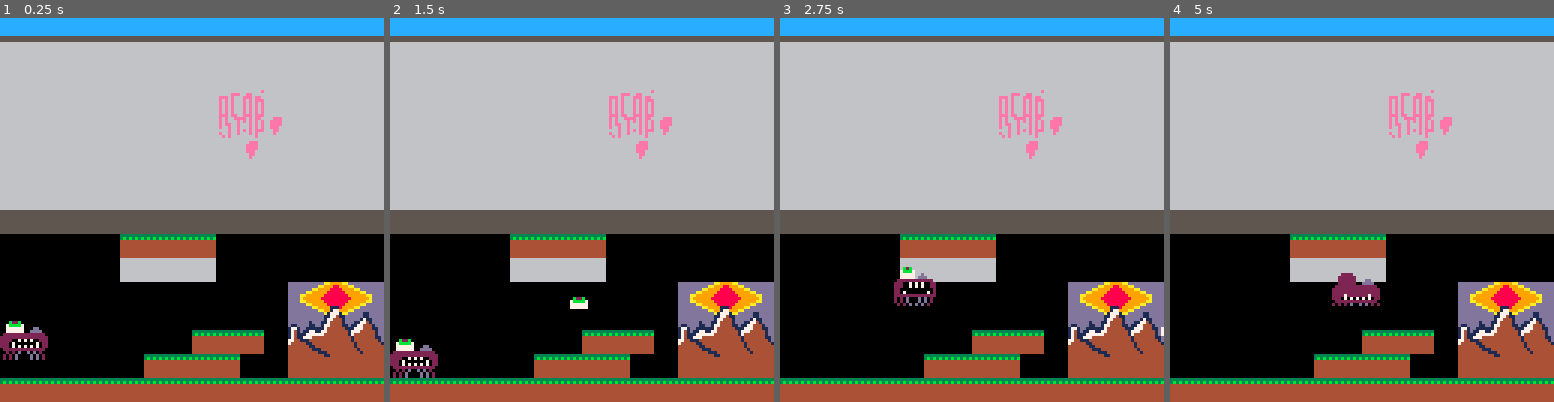
Above: before the commit, frames 1-4 (left to right).
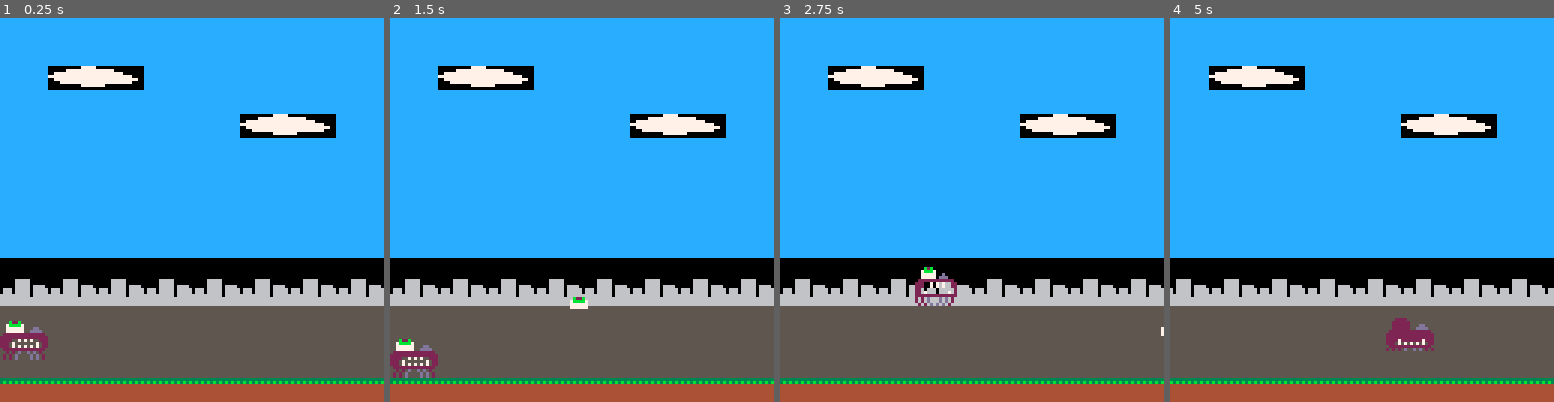
Above: after the commit, the same moments.

Repository: flpvsk/perry
Game: PICO-8 cartridge perry.p8
Two runs of this game, one before a commit and one after it. Both use one fixed random seed, a clock stepped at 60 frames per second and the inputs below.
Inputs:
- Up to frame 1 (0.25 s): no input
- Up to frame 2 (1.5 s): tap X (X key) at 0.33, 1.07 s; tap O (Z key) at 0.7 s
- Up to frame 3 (2.75 s): hold Right 1.6-2.1 s; tap O (Z key) at 1.7, 2.1, 2.5 s; tap X (X key) at 1.85 s; hold Up 2.15-2.42 s; hold Right from 2.47 s (still down)
- Up to frame 4 (5 s): tap O (Z key) every 0.4 s from 2.9 to 4.9 s; tap X (X key) at 2.97, 4.08 s; release Right at 3.03 s; hold Left 3.08-3.58 s; hold Down 3.63-3.97 s; hold Right 4.02-4.68 s; hold Up from 4.73 s (still down)

The runs differ from the first frame. In frame 1, 83% of the frame differs, in the area x 0-100%, y 4-94%; in frame 2, 83%; in frame 3, 84%; in frame 4, 85%, in the area x 0-100%, y 4-96%.

Commit message:
more sprites + stage

Diff:
--- a/perry.p8
+++ b/perry.p8
@@ -638,36 +638,49 @@
 000000000000000000000000000000000000000000000000000000000000000000000000000000000000000000000000000000000000000000000000000000000f000000000000000000000000000000000000000000000000000000000000000000000000000000000000000000000000000000000000000000000000000000
 0000000000000000000000000000000000000000000000000000000000000000000000000000000000000000000000000000000000000000000000000000000000000000000000000000000000000000000000000000000000000000000000000000000000000000000000000000000000000000000000000000000000000000
 __map__
-9191919191919191919191919191919100707070707070707070707070707070707070707070707070707070707070707070707070707070707070707070707070707070707070707070707070707070707070707070707070707070707070707070707070707070707070707070707070707070707070707070707070707000
-8080808080808080808080808080808000000000000000000000000000000000000000000000000000000000000000000000000000000000000000000000000000000000000000000000000000000000000000000000000000000000000000000000000000000000000000000000000000000000000000000000000000000000
-8080808080808080808080808080808000000000000000000000000000000000000000000000000000000000000000000000000000000000000000000000000000000000000000000000000000000000000000000000000000000000000000000000000000000000000000000000000000000000000000000000000000000000
-8080808080808080808384808080808000000000000000000000000000000000000000000000000000000000000000000000000000000000000000000000000000000000000000000000000000000000000000000000000000000000000000000000000000000000000000000000000000000000000000000000000000000000
-8080808080808080809394858080808000000000000000000000000000000000000000000000000000000000000000000000000000000000000000000000000000000000000000000000000000000000000000000000000000000000000000000000000000000000000000000000000000000000000000000000000000000000
-8080808080808080808085808080808000000000000000000000000000000000000000000000000000000000000000000000000000000000000000000000000000000000000000000000000000000000000000000000000000000000000000000000000000000000000000000000000000000000000000000000000000000000
-8080808080808080808080808080808000000000000000000000000000000000000000000000000000000000000000000000000000000000000000000000000000000000000000000000000000000000000000000000000000000000000000000000000000000000000000000000000000000000000000000000000000000000
-8080808080808080808080808080808000000000000000000000000000000000000000000000000000000000000000000000000000000000000000000000000000000000000000000000000000000000000000000000000000000000000000000000000000000000000000000000000000000000000000000000000000000000
-9090909090909090909090909090909000000000000000000000000000000000000000000000000000000000000000000000000000000000000000000000000000000000000000000000000000000000000000000000000000000000000000000000000000000000000000000000000000000000000000000000000000000000
-0000000000404040400000000000000000000000000000000000000000000000000000000000000000000000000000000000000000000000000000000000000000000000000000000000000000000000000000000000000000000000000000000000000000000000000000000000000000000000000000000000000000000000
-0000000000414141410000000000000000000000000040404040000000000000000000000000404040400000000000000000000000004040404000000000000000000000000040404040000000000000000000000000404040400000000000000000000000004040404000000000000000000000404040400000000000000000
-000000000000000000000000c8c9cacb00000000000000000000000000000000000000000000000000000000000000000000000000000000000000000000000000000000000000000000000000000000000000000000000000000000000000000000000000000000000000000000000000000000000000000000000000000000
-000000000070700000000000d8d9dadb00000000000070700000000000000000000000000070707000000000000000000000000000007070000000000000000000000000007070700000000000000000000000000000707000000000000000000000000000707070000000000000000000000000707070000000000000000000
-000000000000000040404000e8e9eaeb00000000000000000040404000000000000000000000000000404040000000000000000000000000004040400000000000000000000000000040404000000000000000000070700000404040000000000000000000007070004040400000000000000070707000404040000000000000
-000000000000404040400000f8f9fafb00000000000000404040400000000000000000000000004040404000000000000000000000000040404040000000000000000000000000404040400000000000000000000000004040404000000000000000000000000040404040000000000000000000004040404000000000000000
+8181818181818181818181818181818181818181818181818181818181818181818181815050505050505081818181818181818181818181818181818181818181818181818181818181818181818181818181818181818181818181818181818181818181818181818181818181818181818181818181818181818181818181
+8181818181818181818181818181818181868788898181818181818181818181818181505050505050505050508181818181818181818181818181818181818181818181818181818181818181818181818181818181818181818181818181818181818181818181818181818181818181818181818181818181818181818181
+8181868788898181818181818181818181818181818181818181818181818181818150504242424242424242505050818181818181818181818181818181818181818181818181818181818181818181818181818181818181818181818181818181818181818181818181818181818181818181818181818181818181818181
+8181818181818181818181818181818181818181818181868788898181818181815050424242424242424242424281818181818181818181818181818181818181818181818181818181818181818181818181818181818181818181818181818181818181818181818181818181818181818181818181818181818181818181
+8181818181818181818186878889818181818181818181818181818181818181505042424242424242424242424281818181818181818181818181818181818181818181818181818181818181818181818181818181818181818181818181818181818181818181818181818181818181818181818181818181818181818181
+8181818181818181818181818181818181818181818181818181818181818150504242424242424242424242404050505091919191919191919191919191919191919191919191919191919191919191919191919191919191919191919191919191919191919191919191919191919191919191919191919191919191919191
+8181818181818181818181818181818181818181818181818181818181818150424242424242424242424242424242425041414141414141414141414141414141414141414141414141414141414141414141414141414141414141414141414141414141414141414141414141414141414141414141414141414141414141
+8181818181818181818181818181818181818181818181818181818181505050424242424242424242424242424242424141414141414141414141414141414141414141414141414141414141414141414141414141414141414141414141414141414141414141414141414141414141414141414141414141414141414141
+8181818181818181818181818181818181818181818181818181818181505050424240404042424240404042424242424141414141414141414141414141414141414141414141414141414141414141414141414141414141414141414141414141414141414141414141414141414141414141414141414141414141414141
+8181818181818181818181818181818181818181818181818181818181818181424242424242424242424242424242424141414141414141414141414141414141414141414141414141414141414141414141414141414141414141414141414141414141414141414141414141414141414141414141414141414141414141
+4546454645464546454645464546454645464546454645464546454645464546424242424242424248494a4b424242424141414141414141414141414141414141414141414141414141414141414141414141414141414141414141414141414141414141414141414141414141414141414141414141414141414141414141
+5556555655565556555655565556555655565556555655565556555655565556424242424242424258595a5b404042424141414141414141414141414141414141414141414141414141414141414141414141414141414141414141414141414141414141414141414141414141414141414141414141414141414141414141
+9090909090909090909090909090909090909090909090909090909090909090424242424242424268696a6b434442424141414141414141414141414141414141414141414141414141414141414141414141414141414141414141414141414141414141414141414141414141414141414141414141414141414141414141
+9090909090909090909090909090909090909090909090909090909090909090424242424242424278797a7b535442424141414141414141414141414141414141414141414141414141414141414141414141414141414141414141414141414141414141414141414141414141414141414141414141414141414141414141
+9090909090909090909090909090909090909090909090909090909090904040404040404040404040404040404040404141414141414141414141414141414141414141414141414141414141414141414141414141414141414141414141414141414141414141414141414141414141414141414141414141414141414141
 4040404040404040404040404040404040404040404040404040404040404040404040404040404040404040404040404040404040404040404040404040404040404040404040404040404040404040404040404040404040404040404040404040404040404040404040404040404040404040404040404040404040404040
-0000000000000000000000000000000000000000000000000000000000000000000000000000000000000000000000000000000000000000000000000000000000000000000000000000000000000000000000000000000000000000000000000000000000000000000000000000000000000070707070707070707070000000
-0000000000000000000000000000000000000000000000000000000000000000000000000000000000000000000000000000000000000000000000000000000000000000000000000000000000000000000000000000000000000000000000000000000000000000000000000000000000000070707070707070707070000000
-0000000000000000000000000000000000000000000000000000000000000000000000000000000000000000000000000000000000000000000000000000000000000000000000000000000000000000000000000000000000000000000000000000000000000000000000000000000000000000000070700000000000000000
-…(14 lines of a section not shown)…
+8181818181818181818181818181818100000000000000000000000000000000000000000000000000000000000000000000000000000000000000000000000000000000000000000000000000000000000000000000000000000000000000000000000000000000000000000000000000000070707070707070707070000000
+8181818181818181818181818181818100000000000000000000000000000000000000000000000000000000000000000000000000000000000000000000000000000000000000000000000000000000000000000000000000000000000000000000000000000000000000000000000000000070707070707070707070000000
+8181818181818181818181818181818100000000000000000000000000000000000000000000000000000000000000000000000000000000000000000000000000000000000000000000000000000000000000000000000000000000000000000000000000000000000000000000000000000000000070700000000000000000
+8181818181818181818181818181818100000000000000000000000000000000000000000000000000000000000000000000000000000000000000000000000000000000000000000000000000000000000000000000000000000000000000000000000000000000000000000000000000000000000000000000000000000000
+8181818181818181818181818181818100000000000000000000000000000000000000000000000000000000000000000000000000000000000000000000000000000000000000000000000000000000000000000000000000000000000000000000000000000000000000000000000000000000000000000000000000000000
+8181818181818181818181818181818100000000000000000000000000000000000000000000000000000000000000000000000000000000000000000000000000000000000000000000000000000000000000000000000000000000000000000000000000000000000000000000000000000000000000000000000000000000
+8181818181818181818181818181818181000000000000000000000000000000000000000000000000000000000000000000000000000000000000000000000000000000000000000000000000000000000000000000000000000000000000000000000000000000000000000000000000000000000000000000000000000000
+8181818181818181818181818181818181000000000000000000000000000000000000000000000000000000000000000000000000000000000000000000000000000000000000000000000000000000000000000000000000000000000000000000000000000000000000000000000000000000000000000000000000000000
+8181818181818181818181818181818181000000000000000000000000000000000000000000000000000000000000000000000000000000000000000000000000000000000000000000000000000000000000000000000000000000000000000000000000000000000000000000000000000000000000000000000000000000
+8181818181818181818181818181818181000000000000000000000000000000000000000000000000000000000000000000000000000000000000000000000000000000000000000000000000000000000000000000000000000000000000000000000000000000000000000000000000000000000000000000000000000000
+8181818181818181818181818181818181000000000000000000000000000000000000000000000000000000000000000000000000000000000000000000000000000000000000000000000000000000000000000000000000000000000000000000000000000000000000000000000000000000000000000000000000000000
+8181818181818181818181818181818181000000000000000000000000000000000000000000000000000000000000000000000000000000000000000000000000000000000000000000000000000000000000000000000000000000000000000000000000000000000000000000000000000000000000000000000000000000
+8181818181818181818181818181818181000000000000000000000000000000000000000000000000000000000000000000000000000000000000000000000000000000000000000000000000000000000000000000000000000000000000000000000000000000000000000000000000000000000000000000000000000000
+8181818181818181818181818181818181000000000000000000000000000000000000000000000000000000000000000000000000000000000000000000000000000000000000000000000000000000000000000000000000000000000000000000000000000000000000000000000000000000000000000000000000000000
+8181818181818181818181818181818181000000000000000000000000000000000000000000000000000000000000000000000000000000000000000000000000000000000000000000000000000000000000000000000000000000000000000000000000000000000000000000000000000000000000000000000000000000
+4040404040404040404040404040404040000000000000000000000000000000000000000000000000000000000000000000000000000000000000000000000000000000000000000000000000000000000000000000000000000000000000000000000000000000000000000000000000000000000000000000000000000000
+…(14 lines of a section not shown)…
Not shown, changed: 23 lines of the sprite sheet (__gfx__) section of perry.p8
